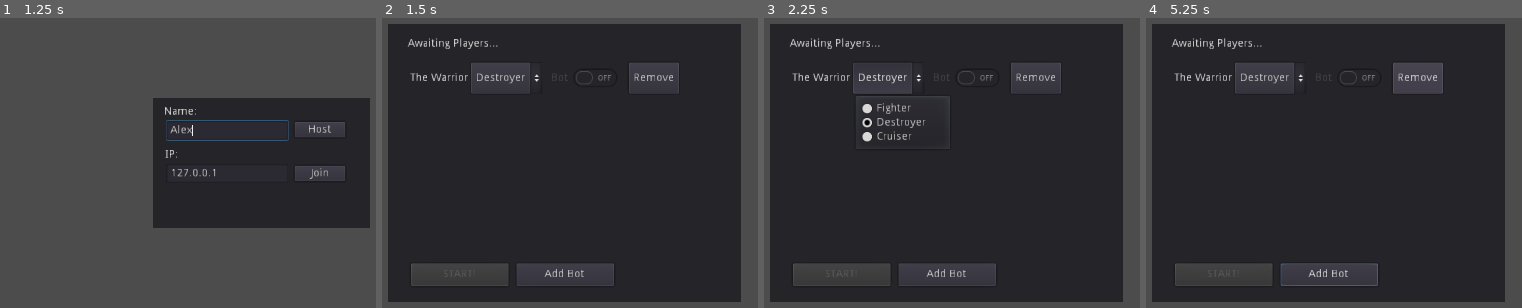
Above: before the commit, frames 1-4 (left to right).
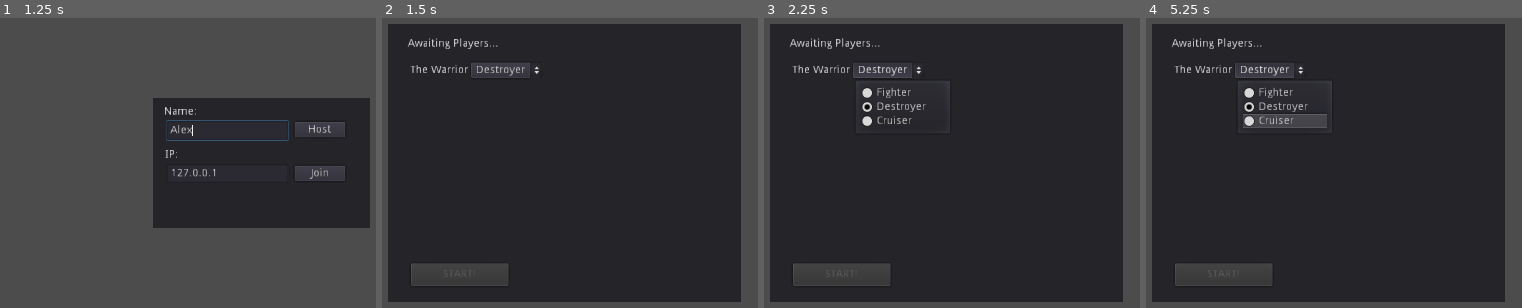
Above: after the commit, the same moments.

Repository: EamonnMR/orbital_fortress
Game: Godot game, scene res://lobby.tscn
The game is run twice, just before and just after one commit, with the same random seed, the same clock (stepped at 60 frames per second) and the same inputs.
Inputs (mouse positions are in pixels of both pictures, inside the frame that each line leads up to):
- Up to frame 1 (1.25 s): click (225, 131) at 0.52 s; type "Alex" at 0.6 s
- Up to frame 2 (1.5 s): click "Host" at 1.25 s
- Up to frame 3 (2.25 s): click "Destroyer" at 2 s
- Up to frame 4 (5.25 s): click (1330, 273) at 2.75 s, where only the run before the commit has a clickable "Add Bot"; click (1416, 78) at 3.5 s, where only the run before the commit has a clickable "Remove"; tap Enter at 4.25 s; hold Right (move_right) 4.28-5.03 s; tap Space at 4.52, 5 s; hold Down (move_down) from 5.03 s (still down)

Frame 1 is identical in both runs. In frame 2, 3.0% of the frame differs, in the area x 7-79%, y 15-93%; in frame 3, 4.0%; in frame 4, 5.1%.
Error before the commit: Invalid operands 'String' and 'int' in operator '+'. (res://lobby.gd:103)

Commit message:
The sync func seems to work, but I need to understand
What the state looks like on different peers

Diff:
--- a/LobbyPlayer.gd
+++ b/LobbyPlayer.gd
@@ -6,32 +6,20 @@
 var player_id = null
 
 func _ready():
-	print("Ship Choice Ready")
 	$ship_choice.add_item("Fighter")
 	$ship_choice.add_item("Destroyer")
 	$ship_choice.add_item("Cruiser")
 
 func set_attributes(attributes, is_bot):
-	print(self)
-	print($ship_choice)
-	print("Setting attr")
-	print("Get Item count: ", $ship_choice.get_item_count ( ) )
-	print("Get selected id: ", $ship_choice.get_selected_id())
-	print("Set Attributes")
+	print(attributes)
 	player_id = attributes["id"]
 	$is_bot.pressed = is_bot
 	$name.text = attributes["name"]
 	$ship_choice.select(attributes["ship_choice"])
-	print($ship_choice.selected)
 
 func _on_ship_choice_item_selected(id):
-	print(self)
-	print($ship_choice)
 	print("Emitting list item changed")
-	print("Id selected in signal: ", id)
-	print("selected id: ", $ship_choice.get_selected_id())
-	print("Get Item count in callback: ", $ship_choice.get_item_count ( ) )
-	# emit_signal("list_item_changed", player_id, "ship_choice", id)
+	emit_signal("list_item_changed", player_id, "ship_choice", id)
 
 
 func _on_remove_pressed():
--- a/LobbyPlayer.tscn
+++ b/LobbyPlayer.tscn
@@ -23,6 +23,7 @@
 text = "Ship Type"
 
 [node name="is_bot" type="CheckButton" parent="."]
+visible = false
 margin_left = 179.0
 margin_right = 281.0
 margin_bottom = 40.0
@@ -31,6 +32,7 @@
 text = "Bot"
 
 [node name="remove" type="Button" parent="."]
+visible = false
 margin_left = 285.0
 margin_right = 349.0
 margin_bottom = 40.0
--- a/gamestate.gd
+++ b/gamestate.gd
@@ -6,14 +6,16 @@
 # Max number of players.
 const MAX_PEERS = 12
 
+const HOST_ID = 1 # TODO: might simplify the code if we use 1 here, if 1 is always the ID of the server for RPC
+
 var player_name = "The Warrior"
 
 # Names for remote players in id:{name, id, ship_choice} format
 var players = {
-	-1: {
+	HOST_ID: {
 		"name": player_name,
 		"ship_choice": 1,
-		"id": -1
+		"id": HOST_ID
 	}
 }
 var bots = {}  # TODO: Add bots
@@ -73,10 +75,24 @@
 	players.erase(id)
 	emit_signal("player_list_changed")
 
+sync func sync_modify_player_attribute(player_id, attr, new_value):
+	players[player_id][attr] = new_value
+	print("Player attribute modified!  ", players)
+	emit_signal("player_list_changed")
+
+
 func modify_player_attribute(player_id, attr, new_value):
-	# print("Is own player? " + player_id == get_tree().get_rpc_sender_id())
-	players[player_id][attr] = new_value
-	emit_signal("player_list_changed")
+	if attr == "id":
+		print("Cannot modify ID")
+		return
+
+	print("Modify Player attribute")
+
+	for p in players:
+		print("Sync for player", p)
+		if(p > 0):  # TODO: Maybe have a function that returns remote players?
+			rpc_id(p, "sync_modify_player_attribute", player_id, attr, new_value)
+
 
 remote func pre_start_game(spawn_points):
 	# Change scene.
--- a/lobby.gd
+++ b/lobby.gd
@@ -82,10 +82,10 @@
 
 
 func refresh_lobby():
-	print("Refresh lobby")
+	# print("Refresh lobby")
 	var players = gamestate.players
 	_clear_list()
-	print(players)
+	# print(players)
 	for p in players.values():
 		_add_lobby_player(p)
 
@@ -104,6 +104,7 @@
 	# TODO: gamestate.remove_player(id)
 
 func _on_update_player_config_in_lobby(player_id, attr, value):
+	print("_on_update_player_config_in_lobby")
 	gamestate.modify_player_attribute(player_id, attr, value)
 
 func _clear_list():
@@ -112,10 +113,8 @@
 		n.queue_free()
 
 func _add_lobby_player(player):
-	print("Add Lobby Player: " + player["name"])
 	var lobby_player = preload("res://LobbyPlayer.tscn").instance()
 	$Players/List.add_child(lobby_player)
 	lobby_player.set_attributes(player, false)
-	print("Connecting list item changed to _on_update_player_config_in_lobby")
 	lobby_player.connect("list_item_changed", self, "_on_update_player_config_in_lobby")
 	lobby_player.connect("remove_player", self, "_on_kick_player")
--- a/lobby.tscn
+++ b/lobby.tscn
@@ -48,6 +48,7 @@
 text = "START!"
 
 [node name="Add Bot" type="Button" parent="Players"]
+visible = false
 margin_left = 164.679
 margin_top = 305.973
 margin_right = 289.679
Binary file added: cruiser_64x64_surt.png
Not shown, added: cruiser_64x64_surt.png.import
